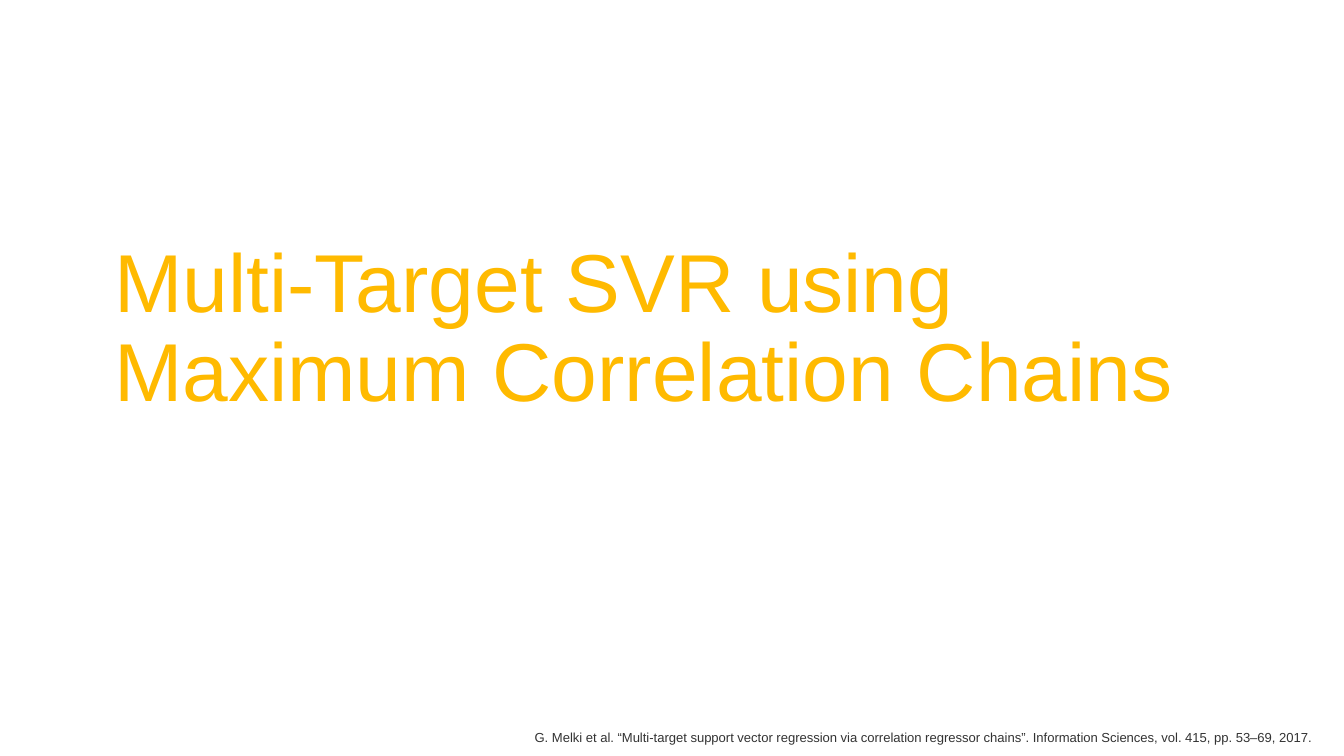
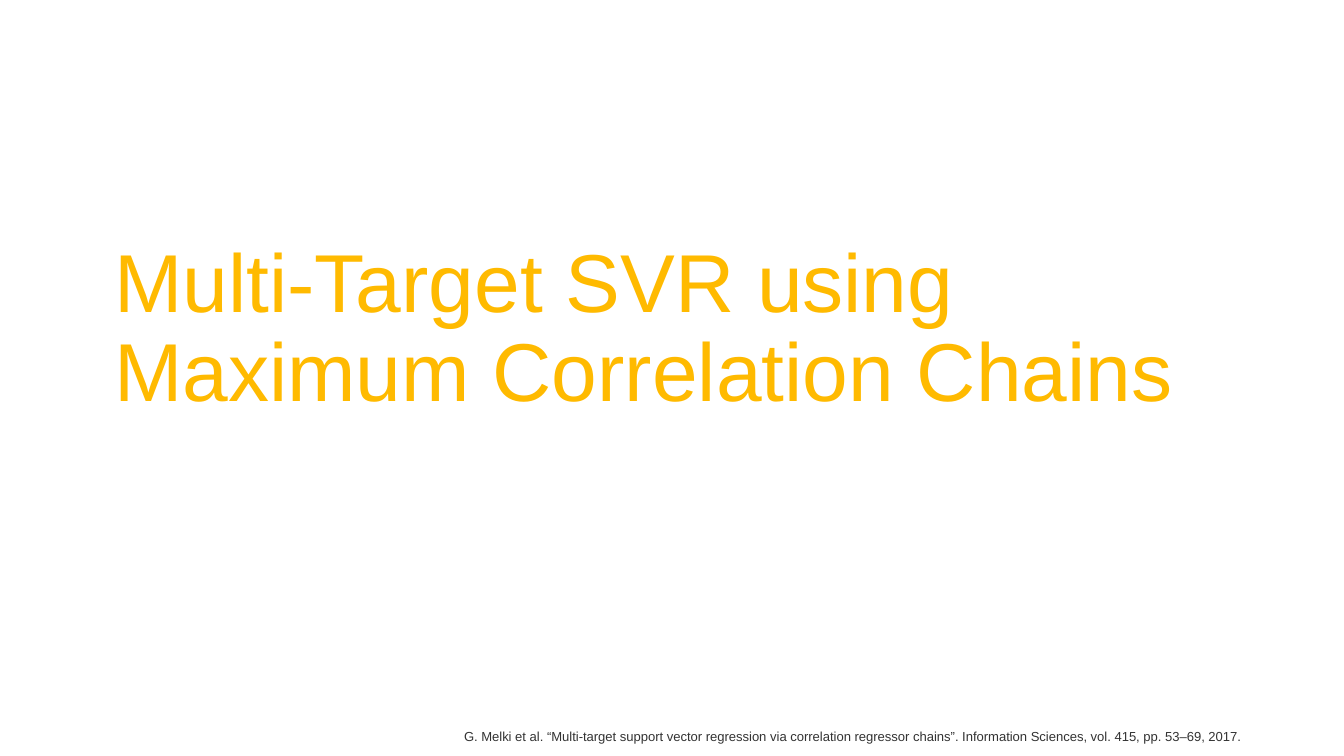
Before and after one commit to melkiga/Dissertation, a slide deck: slide 9 of presentation/Defense.pptx. Drawn at 1344x756 pixels with LibreOffice and Linux fonts; fonts in the diff are those of the drawing; background and template pictures are left out. Boxes give left, top, right and bottom in pixels: in the first picture for what was removed or moved away, otherwise in the second. Text is boxed around its words. In the diff, an @@ line names an element or a change of style, - is before the commit and + after.

```diff
--- a/presentation/Defense.pptx
+++ b/presentation/Defense.pptx
@@ text "G. Melki et al. “Multi-target ..." moved from (x1=535, y1=732, x2=1312, y2=745) to (x1=464, y1=731, x2=1241, y2=744) @@
```
Also in this commit, not shown: 14 other slides changed.
